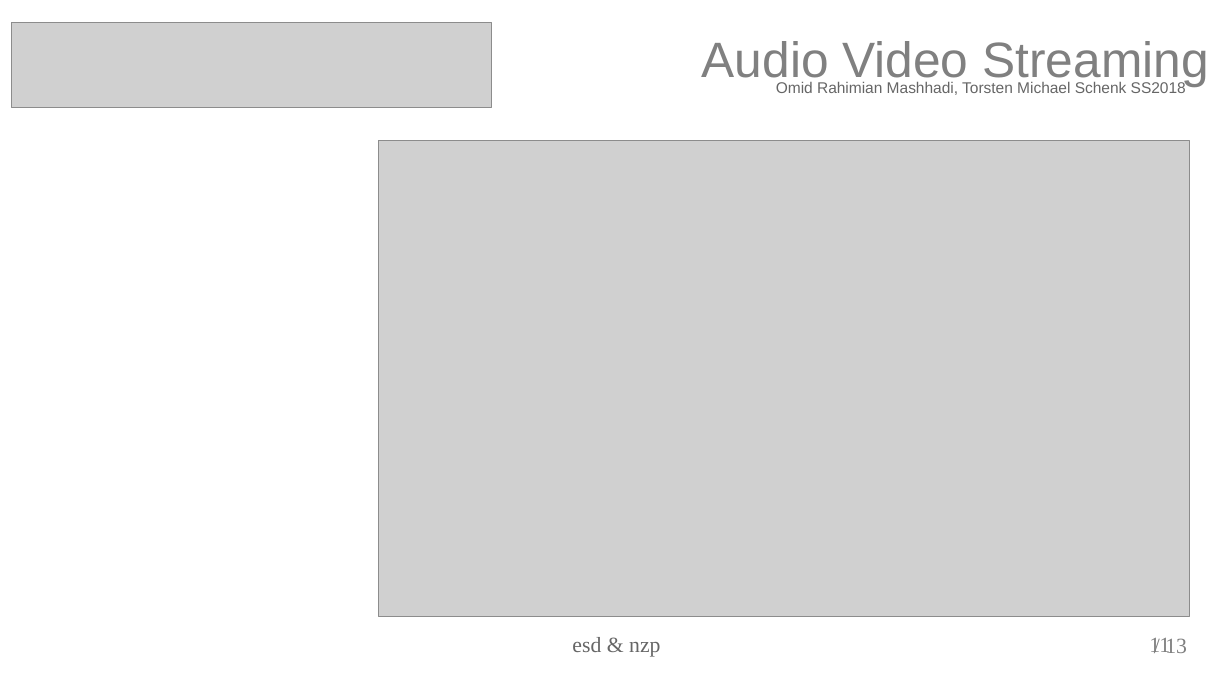
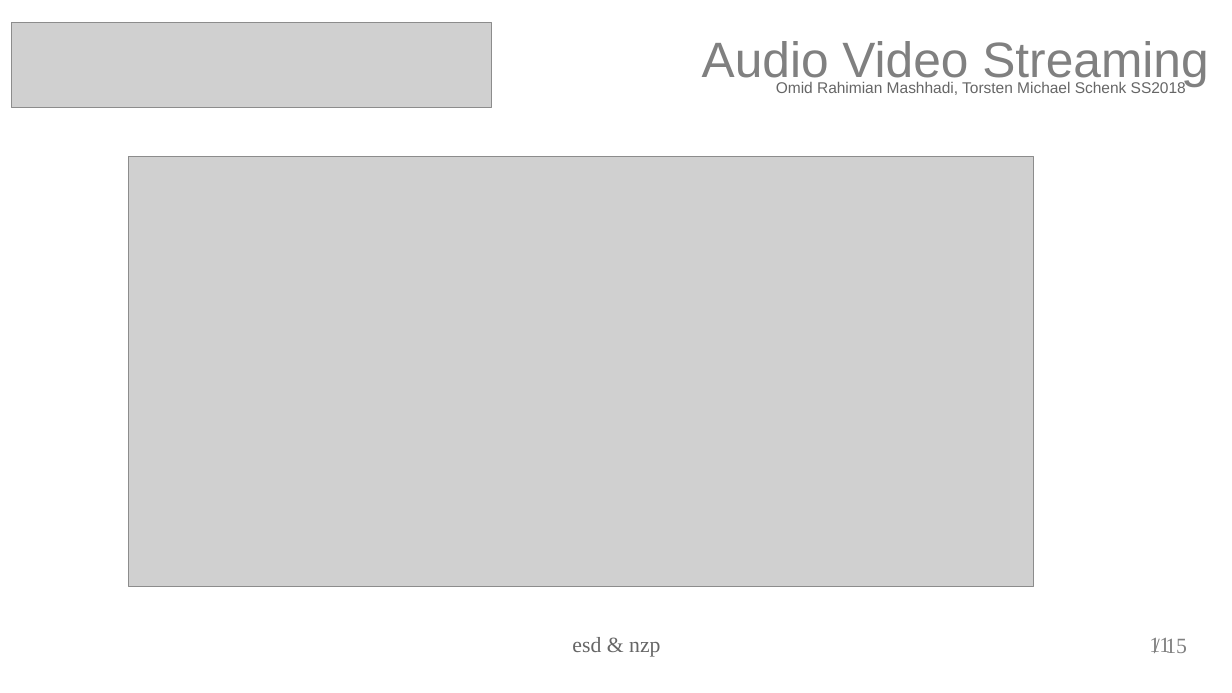
Before and after one commit to torstenschenk/beuth-avatar-ss2018, a slide deck: slide 11 of Presentation/Projekt/AVstreaming-Gruppe-15.odp. Drawn at 1232x693 pixels with LibreOffice and Linux fonts; fonts in the diff are those of the drawing; grey boxes stand for pictures. Boxes give left, top, right and bottom in pixels: in the first picture for what was removed or moved away, otherwise in the second. Text is boxed around its words. In the diff, an @@ line names an element or a change of style, - is before the commit and + after.

```diff
--- a/Presentation/Projekt/AVstreaming-Gruppe-15.odp
+++ b/Presentation/Projekt/AVstreaming-Gruppe-15.odp
@@ picture: place and size @@
-picture at <box>379,141,1191,617</box>
+picture at <box>129,157,1034,587</box>
@@ text at <box>1165,638,1187,653</box>: text changed @@
-/ 13
+/ 15
```
Also in this commit, not shown: 11 other slides changed, 2 slides added, 3 other files.
